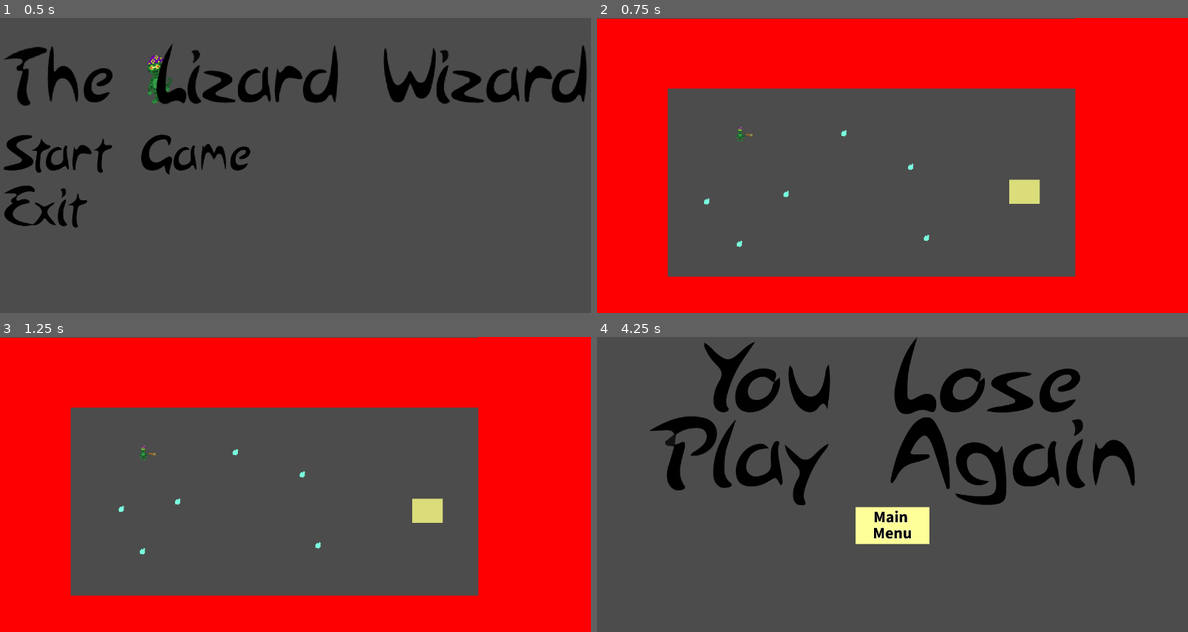
Above: before the commit, frames 1-4 (two rows, left to right).
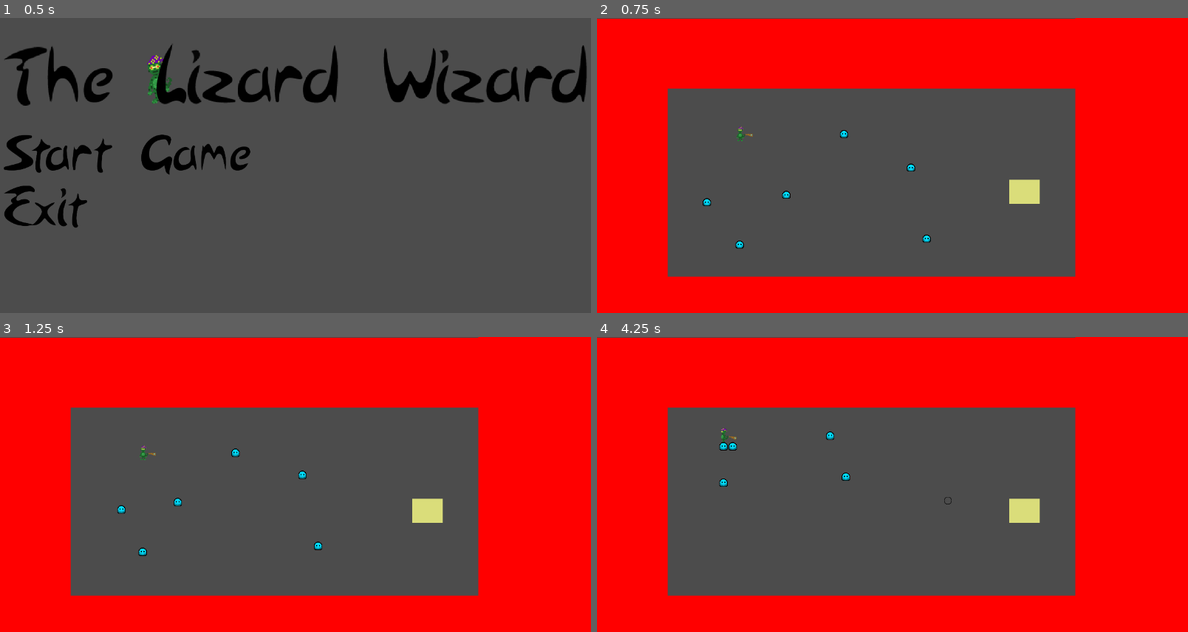
Above: after the commit, the same moments.

Repository: bentuttle2000/Game-Jam-F2021-2pm
Game: Godot game, scene res://Stages/StartScreen.tscn
Two runs of this game, one before a commit and one after it. Both use one fixed random seed, a clock stepped at 60 frames per second and the inputs below.
Inputs (mouse positions are in pixels of both pictures, inside the frame that each line leads up to):
- Up to frame 1 (0.5 s): no input
- Up to frame 2 (0.75 s): click (892, 153) at 0.5 s
- Up to frame 3 (1.25 s): no input
- Up to frame 4 (4.25 s): move the mouse to (862, 543) at 1.27 s; press the mouse at (862, 543) at 1.28 s; hold W (ui_up) 1.28-2.78 s; move the mouse to (1069, 528) at 2.02 s; release the mouse at (1069, 528) at 2.03 s; tap E (use_action) at 2.1, 3.6 s; move the mouse to (715, 440) at 2.77 s; press the mouse at (715, 440) at 2.78 s; hold A (ui_left) from 2.78 s (still down); move the mouse to (922, 484) at 3.52 s; release the mouse at (922, 484) at 3.53 s

Frame 1 is identical in both runs. In frame 2, 0.2% of the frame differs, in the area x 17-57%, y 38-79%; in frame 3, 0.2%; in frame 4, 64%, in the area x 0-100%, y 0-100%.

Commit message:
Enemies Imported

Diff:
--- a/GameJam/Enemy.gd
+++ b/GameJam/Enemy.gd
@@ -7,26 +7,29 @@
 var velocity = Vector2();
 
 func _process(delta):
-	if get_owner() != null:
-		PlayerPosition = get_tree().current_scene.get_node("Player").get_position();
-	CurrentPosition = get_position();
-	if PlayerPosition.x > CurrentPosition.x:
-		velocity.x = SPEED;
-	elif PlayerPosition.x < CurrentPosition.x:
-		velocity.x = -SPEED;
-	else:
-		velocity.x = 0;
-	if PlayerPosition.y > CurrentPosition.y:
-		velocity.y = SPEED;
-	elif PlayerPosition.y < CurrentPosition.y:
-		velocity.y = -SPEED;
-	else:
-		velocity.y = 0;
-	move_and_slide(velocity);
+	if !is_dead:
+		$AnimatedSprite.play("Idle")
+		if get_owner() != null:
+			PlayerPosition = get_tree().current_scene.get_node("Player").get_position();
+		CurrentPosition = get_position();
+		if PlayerPosition.x > CurrentPosition.x:
+			velocity.x = SPEED;
+		elif PlayerPosition.x < CurrentPosition.x:
+			velocity.x = -SPEED;
+		else:
+			velocity.x = 0;
+		if PlayerPosition.y > CurrentPosition.y:
+			velocity.y = SPEED;
+		elif PlayerPosition.y < CurrentPosition.y:
+			velocity.y = -SPEED;
+		else:
+			velocity.y = 0;
+		move_and_slide(velocity);
 
 
 
 func dead():
+	$AnimatedSprite.play("Dead")
 	is_dead = true;
 	$Timer.start();
 
--- a/GameJam/Objects/Enemy.tscn
+++ b/GameJam/Objects/Enemy.tscn
@@ -1,30 +1,51 @@
-[gd_scene load_steps=5 format=2]
+[gd_scene load_steps=13 format=2]
 
-[ext_resource path="res://Assets/Slime.png" type="Texture" id=1]
+[ext_resource path="res://Assets/Enemies/Death/SlimeDead_0.png" type="Texture" id=1]
 [ext_resource path="res://Enemy.gd" type="Script" id=2]
+[ext_resource path="res://Assets/Enemies/Idle/SlimeIdle_2.png" type="Texture" id=3]
+[ext_resource path="res://Assets/Enemies/Death/SlimeIdle_3.png" type="Texture" id=4]
+[ext_resource path="res://Assets/Enemies/Death/SlimeIdle_1.png" type="Texture" id=5]
+[ext_resource path="res://Assets/Enemies/Idle/SlimeIdle_0.png" type="Texture" id=6]
+[ext_resource path="res://Assets/Enemies/Idle/SlimeIdle_3.png" type="Texture" id=7]
+[ext_resource path="res://Assets/Enemies/Death/SlimeIdle_2.png" type="Texture" id=8]
+[ext_resource path="res://Assets/Enemies/Idle/SlimeIdle_1.png" type="Texture" id=9]
 
-[sub_resource type="RectangleShape2D" id=1]
-extents = Vector2( 6.3966, 7.30188 )
+[sub_resource type="SpriteFrames" id=1]
+animations = [ {
+"frames": [ ExtResource( 1 ), ExtResource( 5 ), ExtResource( 8 ), ExtResource( 4 ) ],
+"loop": false,
+"name": "Dead",
+"speed": 5.0
+}, {
+"frames": [ ExtResource( 6 ), ExtResource( 9 ), ExtResource( 3 ), ExtResource( 7 ) ],
+"loop": true,
+"name": "Idle",
+"speed": 12.0
+} ]
 
-[sub_resource type="CircleShape2D" id=2]
+[sub_resource type="RectangleShape2D" id=2]
+extents = Vector2( 9.28544, 8.45859 )
+
+[sub_resource type="CircleShape2D" id=3]
 radius = 120.539
 
 [node name="Enemy" type="KinematicBody2D"]
 script = ExtResource( 2 )
 
-[node name="Sprite" type="Sprite" parent="."]
-texture = ExtResource( 1 )
+[node name="AnimatedSprite" type="AnimatedSprite" parent="."]
+frames = SubResource( 1 )
+animation = "Dead"
 
 [node name="Timer" type="Timer" parent="."]
-wait_time = 0.1
+wait_time = 0.5
 
 [node name="CollisionShape2D" type="CollisionShape2D" parent="."]
-position = Vector2( -0.166851, -1.0427 )
-shape = SubResource( 1 )
+position = Vector2( -0.0488662, 0.373113 )
+shape = SubResource( 2 )
 
 [node name="Area2D" type="Area2D" parent="."]
 
 [node name="DetectionRadius" type="CollisionShape2D" parent="Area2D"]
-shape = SubResource( 2 )
+shape = SubResource( 3 )
 
 [connection signal="timeout" from="Timer" to="." method="_on_Timer_timeout"]
Binary file added: GameJam/Assets/Enemies/Death/SlimeDead_0.png
Not shown, added: GameJam/Assets/Enemies/Death/SlimeDead_0.png.import
Binary file added: GameJam/Assets/Enemies/Death/SlimeIdle_1.png
Not shown, added: GameJam/Assets/Enemies/Death/SlimeIdle_1.png.import
Binary file added: GameJam/Assets/Enemies/Death/SlimeIdle_2.png
Not shown, added: GameJam/Assets/Enemies/Death/SlimeIdle_2.png.import
Binary file added: GameJam/Assets/Enemies/Death/SlimeIdle_3.png
Not shown, added: GameJam/Assets/Enemies/Death/SlimeIdle_3.png.import
Binary file added: GameJam/Assets/Enemies/Idle/SlimeIdle_0.png
Not shown, added: GameJam/Assets/Enemies/Idle/SlimeIdle_0.png.import
Binary file added: GameJam/Assets/Enemies/Idle/SlimeIdle_1.png
Not shown, added: GameJam/Assets/Enemies/Idle/SlimeIdle_1.png.import
(and 4 more such lines)
